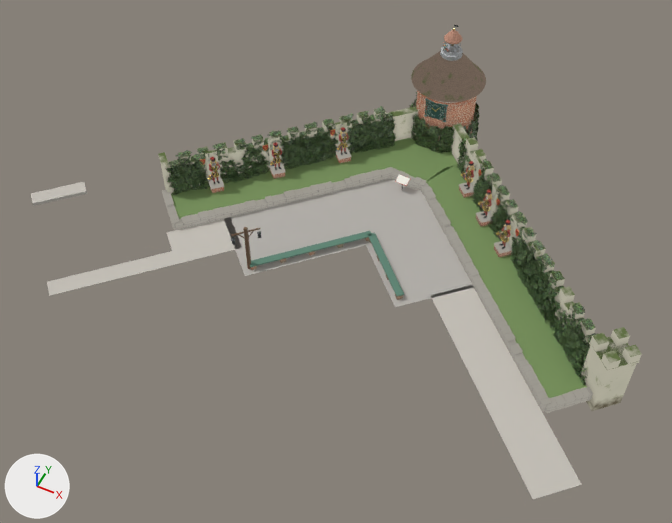
The Blender file models/AR_MagischeKlok/AR_MagischeKlok_baked.blend as it was, and as the next commit left it.
Rendered twice from a 50 mm lens placed at (14.4, -43.9, 39.0), pointed at (-1.0, -13.2, 0.7). Arrows for +X, +Y and +Z are at lower left; the lights stay in place. The first picture is the older version.

In view in the first picture: 'BAKE_baksteen_toren', 'BAKE_klimop', 'BAKE_leien', 'BAKE_steen', 'BAKE_stuc_N', 'BAKE_stuc_W', 'MK_bankjes__hout', 'MK_paden__padklinker', 'MK_plein__klinker', 'MK_verhoging__gras' and 26 more.
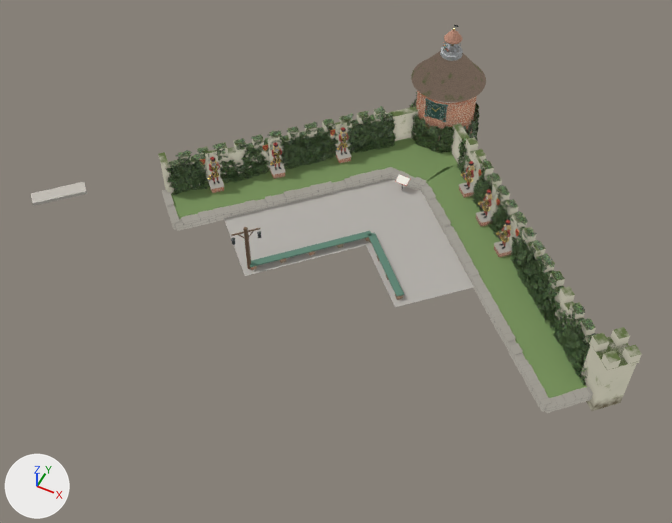
Changed parts and their boxes (x1, y1, x2, y2) in the pictures (672 x 523 px):
'MK_paden__padklinker', reshaped (90% narrower, 92% shorter)
    before: (31, 182, 582, 499)
    after: (31, 182, 87, 206)
part 1 of me_mk_paden__padklinker, deleted
    before: (431, 286, 582, 499)
part 2 of me_mk_paden__padklinker, deleted
    before: (47, 251, 176, 296)
part 3 of me_mk_paden__padklinker, deleted
    before: (167, 217, 242, 264)

The change, as a list of edits to the scene's bpy script:
```text
Change me_mk_paden__padklinker:
    used by ob_mk_paden__padklinker; location = (0.0, 0.0, 0.0)
    remove me_mk_paden__padklinker.from_pydata(...)  # 20 vertices, 8 faces; spans x -20.0..15.1, y -21.9..-10.9, z -0.1..0.1
    add me_mk_paden__padklinker.from_pydata(...)  # 8 vertices, 5 faces; spans x -20.0..-17.1, y -16.7..-13.7, z -0.1..0.1
    me_mk_paden__padklinker part 1: the loose piece of 4 vertices spanning x 4.5..15.1, y -21.7..-10.9, z 0.1 is deleted
    me_mk_paden__padklinker part 2: the loose piece of 4 vertices spanning x -14.8..-9.1, y -21.9..-16.2, z 0.1 is deleted
    me_mk_paden__padklinker part 3: the loose piece of 4 vertices spanning x -10.9..-6.4, y -16.9..-12.4, z 0.1 is deleted
```
